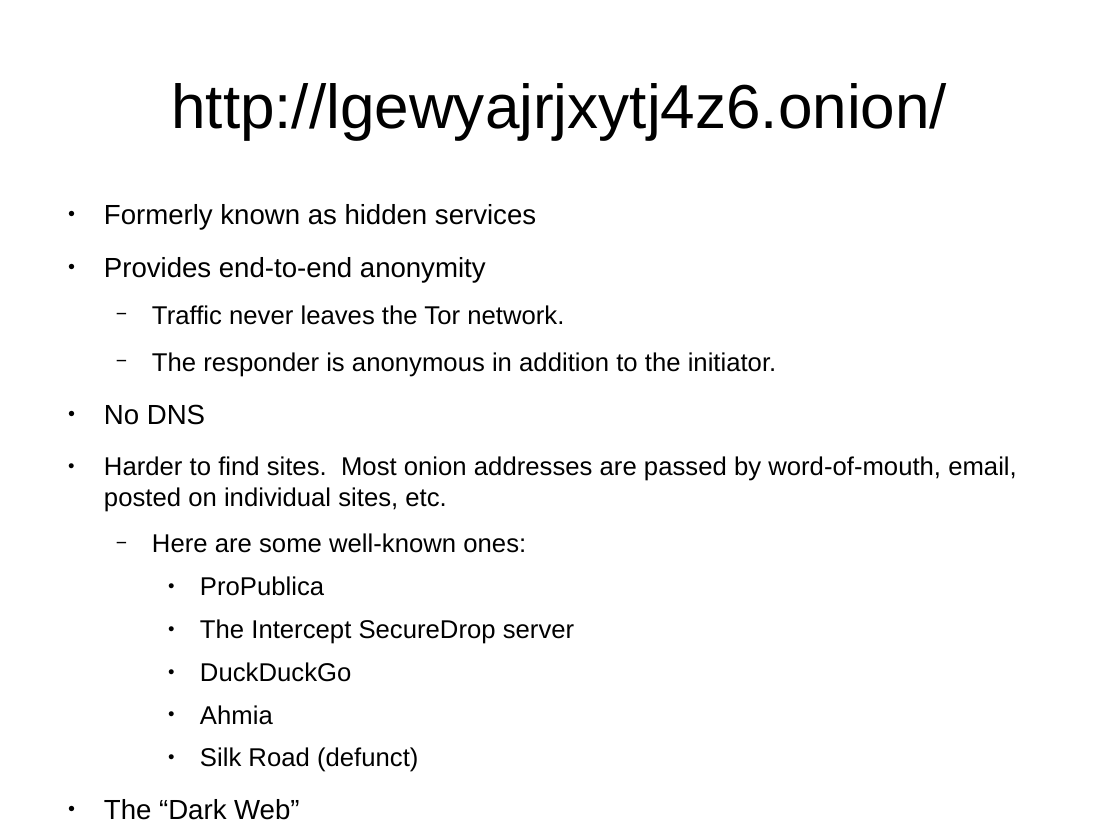
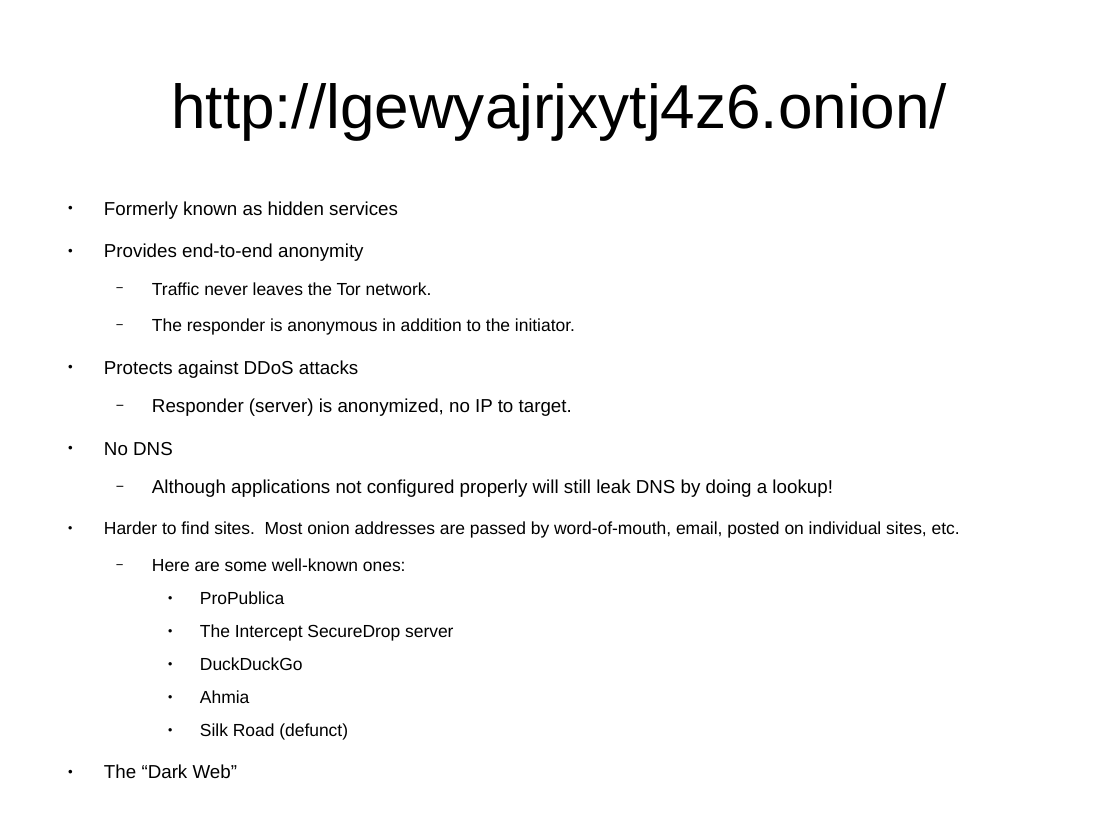
Before and after one commit to btoll/benjamintoll.com, a slide deck: slide 23 of static/talks/tor.odp. Drawn at 1120x840 pixels with LibreOffice and Linux fonts; fonts in the diff are those of the drawing. Boxes give left, top, right and bottom in pixels: in the first picture for what was removed or moved away, otherwise in the second. Text is boxed around its words. In the diff, an @@ line names an element or a change of style, - is before the commit and + after.

```diff
--- a/static/talks/tor.odp
+++ b/static/talks/tor.odp
@@ text at bbox=[104, 201, 960, 778]: size 19.6 to 13.3 pt in "Formerly known as hidden services", "Provides end-to-end anonymity", "No DNS", "The “Dark Web”"; size 18.2 to 12.3 pt in "Traffic never leaves the Tor network.", "The responder is anonymous in addition to ...", "Harder to find sites. Most onion addresses ...", "Here are some well-known ones:" and 5 more places @@
@@ text at bbox=[104, 360, 358, 378]: paragraphs added @@
+● Protects against DDoS attacks
+  − Responder (server) is anonymized, no IP to target.
@@ text at bbox=[152, 479, 832, 497]: paragraph added @@
+  − Although applications not configured properly will still leak DNS by doing a lookup!
```
Also in this commit, not shown: 7 other slides changed, 11 slides added, 6 slides removed, 7 other files.
